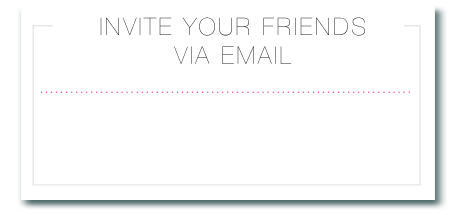
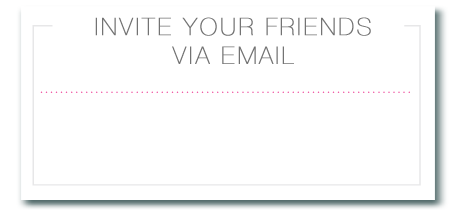
Comparing the layer stacks of the two (457, 215) images. Changes:
painted on "INVITE YOUR FRIENDS VIA EMAIL" over (95, 17, 371, 64)
